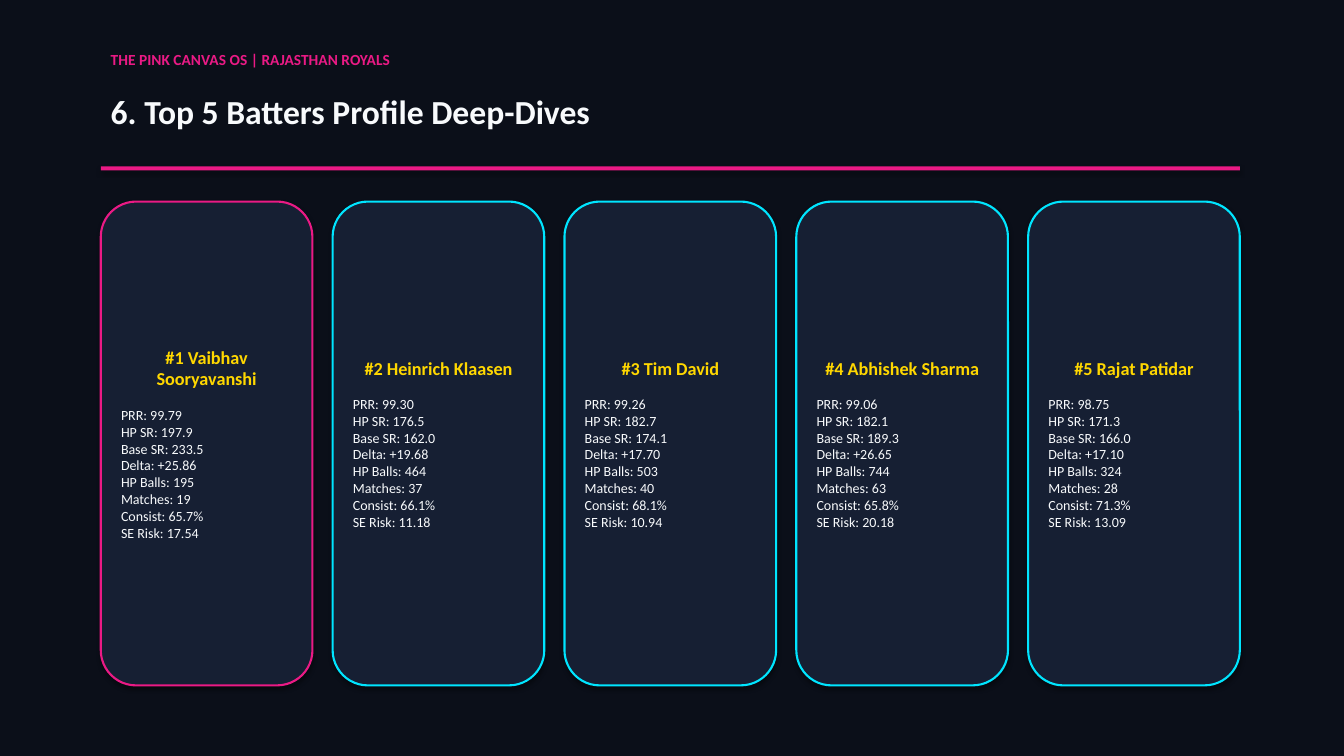
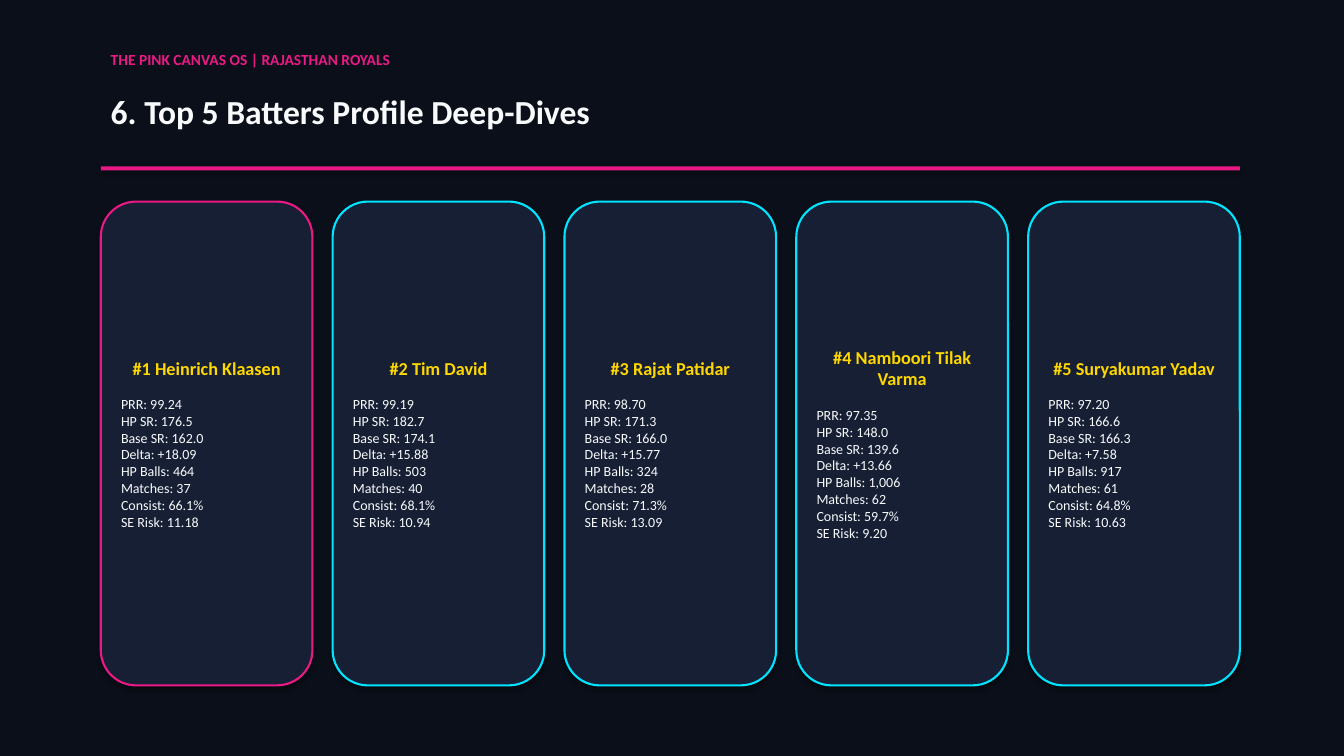
Before and after one commit to passionate-coder26/SupeRR-selector, a slide deck: slide 7 of assets/SupeRR_Selector_S2_Methodology_Report.pptx. Drawn at 1344x756 pixels with LibreOffice and Linux fonts; fonts in the diff are those of the drawing. Boxes give left, top, right and bottom in pixels: in the first picture for what was removed or moved away, otherwise in the second. Text is boxed around its words. In the diff, an @@ line names an element or a change of style, - is before the commit and + after.

```diff
--- a/assets/SupeRR_Selector_S2_Methodology_Report.pptx
+++ b/assets/SupeRR_Selector_S2_Methodology_Report.pptx
@@ text in rounded rectangle at [817, 351, 972, 538]: text changed @@
-#4 Abhishek Sharma
-PRR: 99.06
-HP SR: 182.1
-Base SR: 189.3
-Delta: +26.65
-HP Balls: 744
-Matches: 63
-Consist: 65.8%
-SE Risk: 20.18
+#4 Namboori Tilak Varma
+PRR: 97.35
+HP SR: 148.0
+Base SR: 139.6
+Delta: +13.66
+HP Balls: 1,006
+Matches: 62
+Consist: 59.7%
+SE Risk: 9.20
@@ text in rounded rectangle at [121, 362, 280, 527]: text changed @@
-#1 Vaibhav Sooryavanshi
-PRR: 99.79
-HP SR: 197.9
-Base SR: 233.5
-Delta: +25.86
-HP Balls: 195
-Matches: 19
-Consist: 65.7%
-SE Risk: 17.54
+#1 Heinrich Klaasen
+PRR: 99.24
+HP SR: 176.5
+Base SR: 162.0
+Delta: +18.09
+HP Balls: 464
+Matches: 37
+Consist: 66.1%
+SE Risk: 11.18
@@ text in rounded rectangle at [353, 362, 487, 527]: text changed @@
-#2 Heinrich Klaasen
-PRR: 99.30
-HP SR: 176.5
-Base SR: 162.0
-Delta: +19.68
-HP Balls: 464
-Matches: 37
-Consist: 66.1%
-SE Risk: 11.18
+#2 Tim David
+PRR: 99.19
+HP SR: 182.7
+Base SR: 174.1
+Delta: +15.88
+HP Balls: 503
+Matches: 40
+Consist: 68.1%
+SE Risk: 10.94
@@ text in rounded rectangle at [585, 362, 730, 527]: text changed @@
-#3 Tim David
-PRR: 99.26
-HP SR: 182.7
-Base SR: 174.1
-Delta: +17.70
-HP Balls: 503
-Matches: 40
-Consist: 68.1%
-SE Risk: 10.94
+#3 Rajat Patidar
+PRR: 98.70
+HP SR: 171.3
+Base SR: 166.0
+Delta: +15.77
+HP Balls: 324
+Matches: 28
+Consist: 71.3%
+SE Risk: 13.09
@@ text in rounded rectangle at [1048, 362, 1214, 527]: text changed @@
-#5 Rajat Patidar
-PRR: 98.75
-HP SR: 171.3
-Base SR: 166.0
-Delta: +17.10
-HP Balls: 324
-Matches: 28
-Consist: 71.3%
-SE Risk: 13.09
+#5 Suryakumar Yadav
+PRR: 97.20
+HP SR: 166.6
+Base SR: 166.3
+Delta: +7.58
+HP Balls: 917
+Matches: 61
+Consist: 64.8%
+SE Risk: 10.63
```
Also in this commit, not shown: 2 other slides changed, 5 other files.
